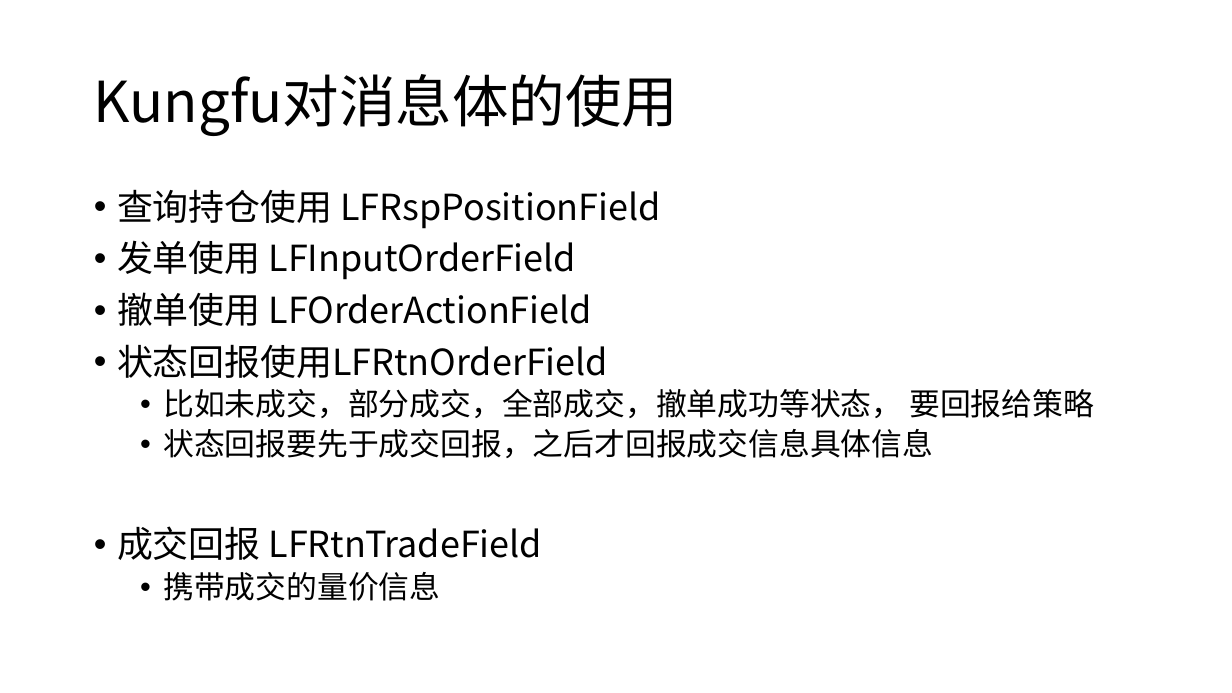
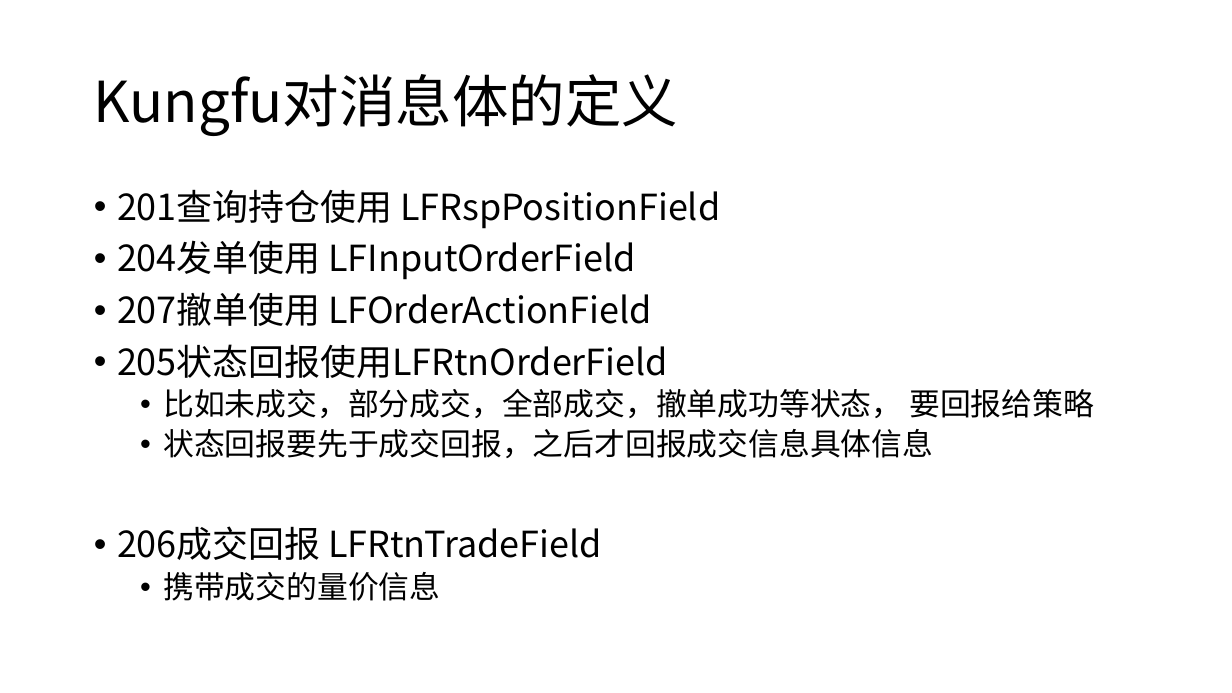
Before and after one commit to qingtiandalaoye/useful_doc, a slide deck: slide 8 of 虚拟货币跨交易所高频交易系统.pptx (slide 7 before the commit). Drawn at 1232x693 pixels with LibreOffice and Linux fonts; fonts in the diff are those of the drawing. Boxes give left, top, right and bottom in pixels: in the first picture for what was removed or moved away, otherwise in the second. Text is boxed around its words. In the diff, an @@ line names an element or a change of style, - is before the commit and + after.

```diff
--- a/虚拟货币跨交易所高频交易系统.pptx
+++ b/虚拟货币跨交易所高频交易系统.pptx
@@ title at <box>94,74,678,136</box>: text changed @@
-Kungfu对消息体的使用
+Kungfu对消息体的定义
@@ text at <box>117,189,720,378</box>: text changed @@
-• 查询持仓使用 LFRspPositionField
-• 发单使用 LFInputOrderField
-• 撤单使用 LFOrderActionField
-• 状态回报使用LFRtnOrderField
+• 201查询持仓使用 LFRspPositionField
+• 204发单使用 LFInputOrderField
+• 207撤单使用 LFOrderActionField
+• 205状态回报使用LFRtnOrderField
@@ text at <box>117,526,602,560</box>: text changed @@
-• 成交回报 LFRtnTradeField
+• 206成交回报 LFRtnTradeField
```
Also in this commit, not shown: 26 other slides changed, 4 slides added, 1 slide removed.
